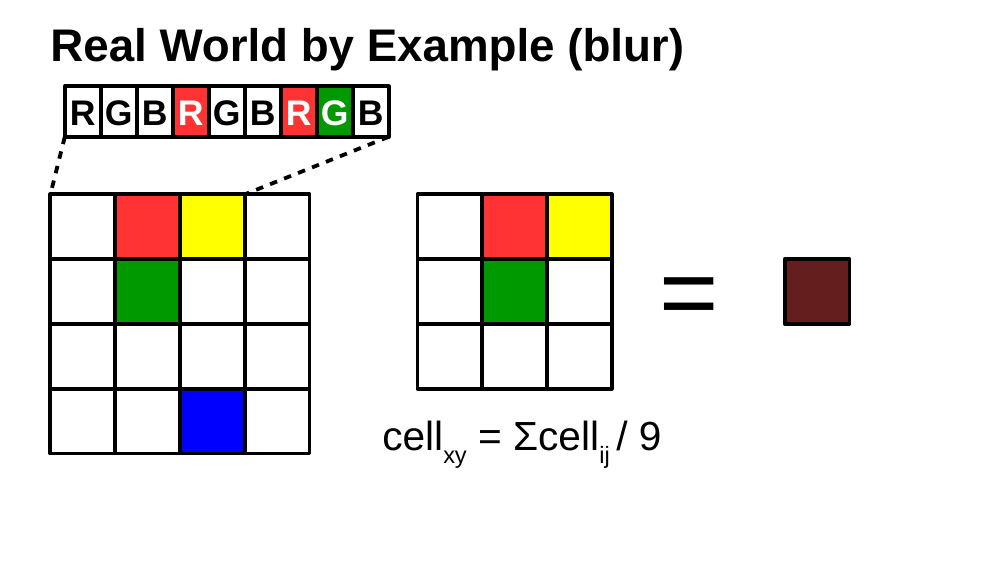
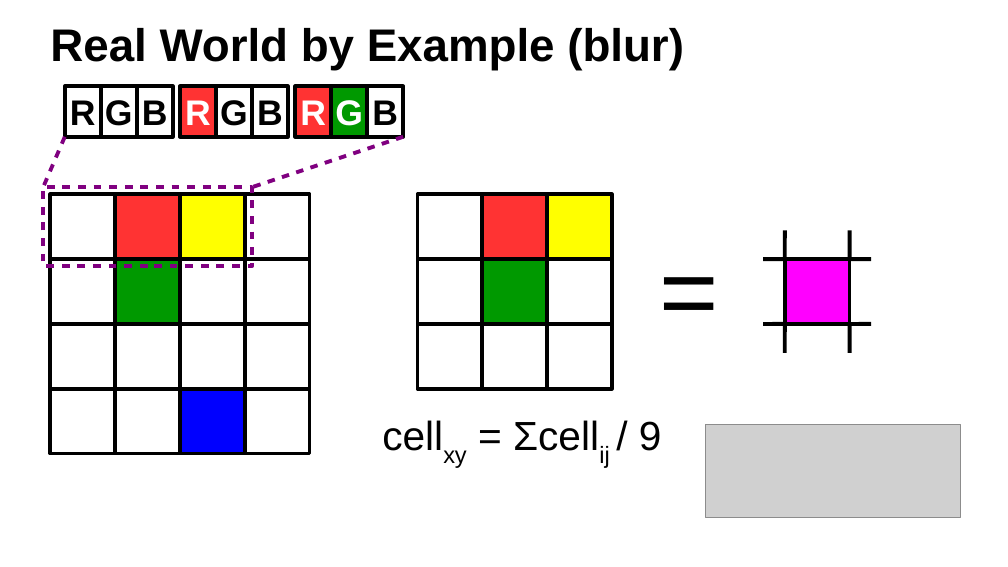
Before and after one commit to ax3l/datenspuren_2016, a slide deck: slide 21 of Slides.odp. Drawn at 1008x567 pixels with LibreOffice and Linux fonts; fonts in the diff are those of the drawing; grey boxes stand for pictures; background and template pictures are left out. Boxes give left, top, right and bottom in pixels: in the first picture for what was removed or moved away, otherwise in the second. Text is boxed around its words. In the diff, an @@ line names an element or a change of style, - is before the commit and + after.

```diff
--- a/Slides.odp
+++ b/Slides.odp
@@ 3 rectangles: place and size @@
-3 rectangles at box(173, 86, 281, 136)
+3 rectangles at box(180, 86, 288, 136)
@@ 3 rectangles: place and size @@
-3 rectangles at box(281, 86, 389, 136)
+3 rectangles at box(295, 86, 403, 136)
@@ line moved from (65, 137) - (50, 195) to (65, 137) - (43, 188) @@
@@ line (65, 137) - (43, 188): stroke #000000 3 pt to #800080 3 pt @@
@@ line moved from (389, 137) - (245, 195) to (403, 137) - (252, 188) @@
@@ line (403, 137) - (252, 188): stroke #000000 3 pt to #800080 3 pt @@
@@ rectangle added at box(43, 188, 252, 267), outline #800080 3.12 pt @@
@@ line added from (785, 259) to (785, 231), #000000 3.12 pt @@
@@ line added from (850, 259) to (850, 231), #000000 3.12 pt @@
@@ line added from (785, 259) to (764, 259), #000000 3.12 pt @@
@@ rectangle at box(785, 259, 850, 324): fill #641E1E to #FF00FF @@
@@ line added from (872, 259) to (850, 259), #000000 3.12 pt @@
@@ line added from (785, 324) to (764, 324), #000000 3.12 pt @@
@@ line added from (785, 353) to (785, 324), #000000 3.12 pt @@
@@ line added from (850, 353) to (850, 324), #000000 3.12 pt @@
@@ line added from (872, 324) to (850, 324), #000000 3.12 pt @@
@@ picture added at box(706, 425, 960, 518) @@
```
Also in this commit, not shown: 18 other slides changed, 10 slides added, 5 slides removed.
